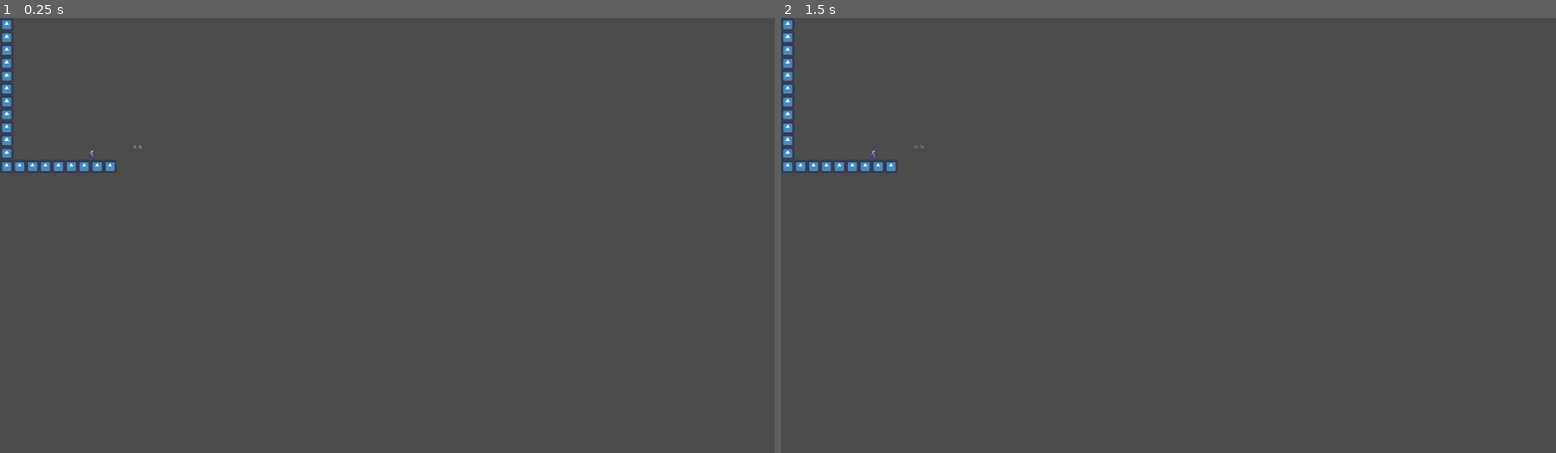
Above: before the commit, frames 1-2 (left to right).
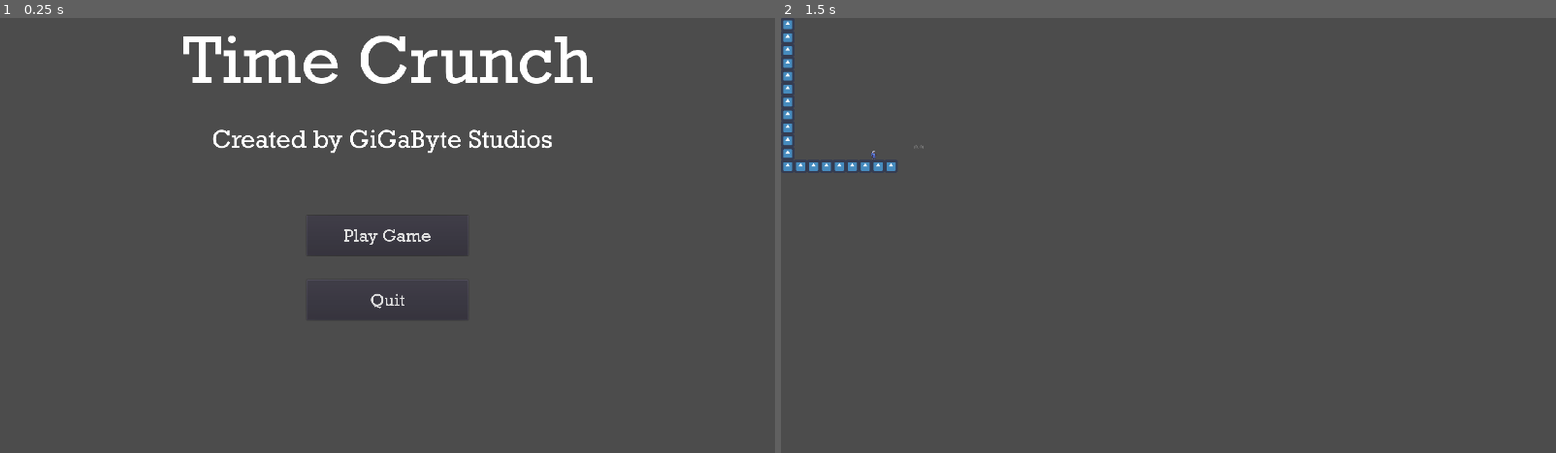
Above: after the commit, the same moments.

Repository: AspireToDev/Final-Project-Game-Jam
Game: Godot game, scene res://UI/Start.tscn
The game is run twice, just before and just after one commit, with the same random seed, the same clock (stepped at 60 frames per second) and the same inputs. Before the commit the project starts from res://Game.tscn. The engine's default icon, where the game draws it, is replaced by a stand-in: a white triangle on a blue panel in a dark square.
Inputs (mouse positions are in pixels of both pictures, inside the frame that each line leads up to):
- Up to frame 1 (0.25 s): no input
- Up to frame 2 (1.5 s): click (1168, 235) at 0.5 s, where only the run after the commit has a clickable "Play Game"; tap Enter at 1.25 s; hold D (right) from 1.28 s (still down); tap E (mode_switch) at 1.35 s

The runs differ from the first frame. In frame 1, 3.4% of the frame differs, in the area x 0-77%, y 0-67%; in frame 2, nothing differs.

Commit message:
Fonts and title screen

Diff:
--- /dev/null
+++ b/Project/UI/Start.gd
@@ -0,0 +1,13 @@
+extends Control
+
+
+func _ready():
+	pass
+
+
+func _on_Button_pressed():
+	var _scene = get_tree().change_scene("res://Game.tscn")
+
+
+func _on_Button2_pressed():
+	get_tree().quit()
--- /dev/null
+++ b/Project/UI/Start.tscn
@@ -0,0 +1,81 @@
+[gd_scene load_steps=7 format=2]
+
+[ext_resource path="res://Assets/Fonts/ROCK.TTF" type="DynamicFontData" id=1]
+[ext_resource path="res://UI/Start.gd" type="Script" id=2]
+
+[sub_resource type="DynamicFont" id=1]
+size = 170
+font_data = ExtResource( 1 )
+
+[sub_resource type="DynamicFont" id=2]
+size = 63
+font_data = ExtResource( 1 )
+
+[sub_resource type="DynamicFont" id=3]
+size = 44
+font_data = ExtResource( 1 )
+
+[sub_resource type="DynamicFont" id=4]
+size = 44
+font_data = ExtResource( 1 )
+
+[node name="Start" type="Control"]
+anchor_right = 1.0
+anchor_bottom = 1.0
+script = ExtResource( 2 )
+
+[node name="Label" type="Label" parent="."]
+anchor_left = 0.5
+anchor_right = 0.5
+margin_left = -508.0
+margin_right = 508.0
+margin_bottom = 606.0
+custom_fonts/font = SubResource( 1 )
+text = "Time Crunch
+
+"
+align = 1
+valign = 1
+
+[node name="Label2" type="Label" parent="."]
+anchor_left = 0.5
+anchor_top = 0.5
+anchor_right = 0.5
+anchor_bottom = 0.5
+margin_left = -466.0
+margin_top = -325.0
+margin_right = 440.0
+custom_fonts/font = SubResource( 2 )
+text = "Created by GiGaByte Studios
+
+"
+align = 1
+valign = 1
+autowrap = true
+
+[node name="Button" type="Button" parent="."]
+anchor_left = 0.5
+anchor_top = 0.5
+anchor_right = 0.5
+anchor_bottom = 0.5
+margin_left = -200.0
+margin_top = -50.0
+margin_right = 200.0
+margin_bottom = 50.0
+custom_fonts/font = SubResource( 3 )
+text = "Play Game"
+
+[node name="Button2" type="Button" parent="."]
+anchor_left = 0.5
+anchor_top = 0.648
+anchor_right = 0.5
+anchor_bottom = 0.648
+margin_left = -200.0
+margin_top = -49.84
+margin_right = 200.0
+margin_bottom = 50.16
+custom_fonts/font = SubResource( 4 )
+text = "Quit"
+
+[connection signal="pressed" from="Button" to="." method="_on_Button_pressed"]
+[connection signal="pressed" from="Button2" to="." method="_on_Button2_pressed"]
--- a/Project/project.godot
+++ b/Project/project.godot
@@ -11,7 +11,7 @@
 [application]
 
 config/name="Project"
-run/main_scene="res://Game.tscn"
+run/main_scene="res://UI/Start.tscn"
 config/icon="res://icon.png"
 
 [autoload]
Binary file added: Project/Assets/8514FIX.FON
Binary file added: Project/Assets/8514OEM.FON
Binary file added: Project/Assets/Fonts/ARIAL.TTF
Binary file added: Project/Assets/Fonts/ROCCB___.TTF
Binary file added: Project/Assets/Fonts/ROCC____.TTF
Binary file added: Project/Assets/Fonts/ROCK.TTF
Binary file added: Project/Assets/Fonts/ROCKB.TTF
Binary file added: Project/Assets/Fonts/ROCKBI.TTF
Binary file added: Project/Assets/Fonts/ROCKEB.TTF
Binary file added: Project/Assets/Fonts/ROCKI.TTF
